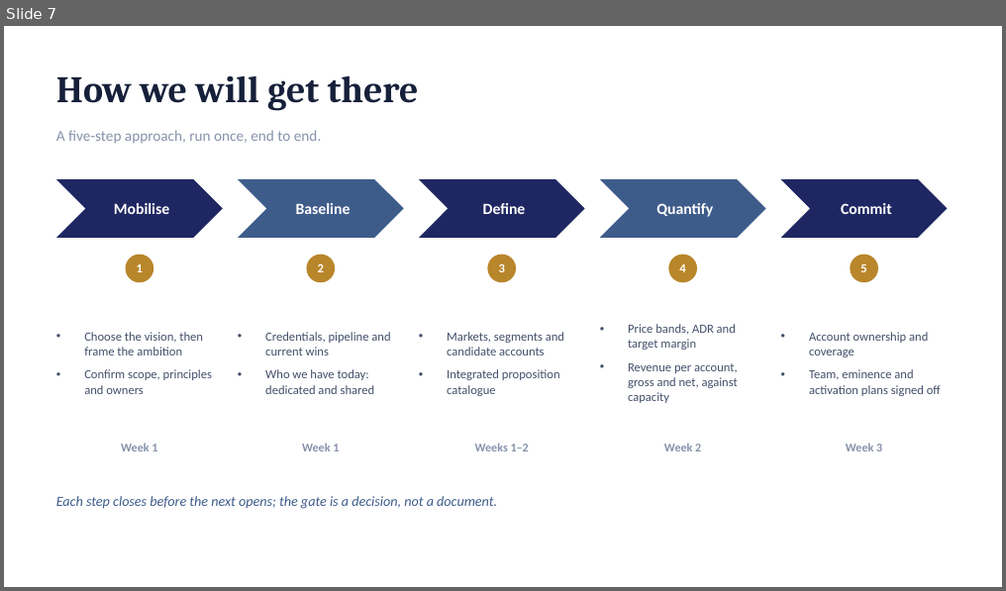
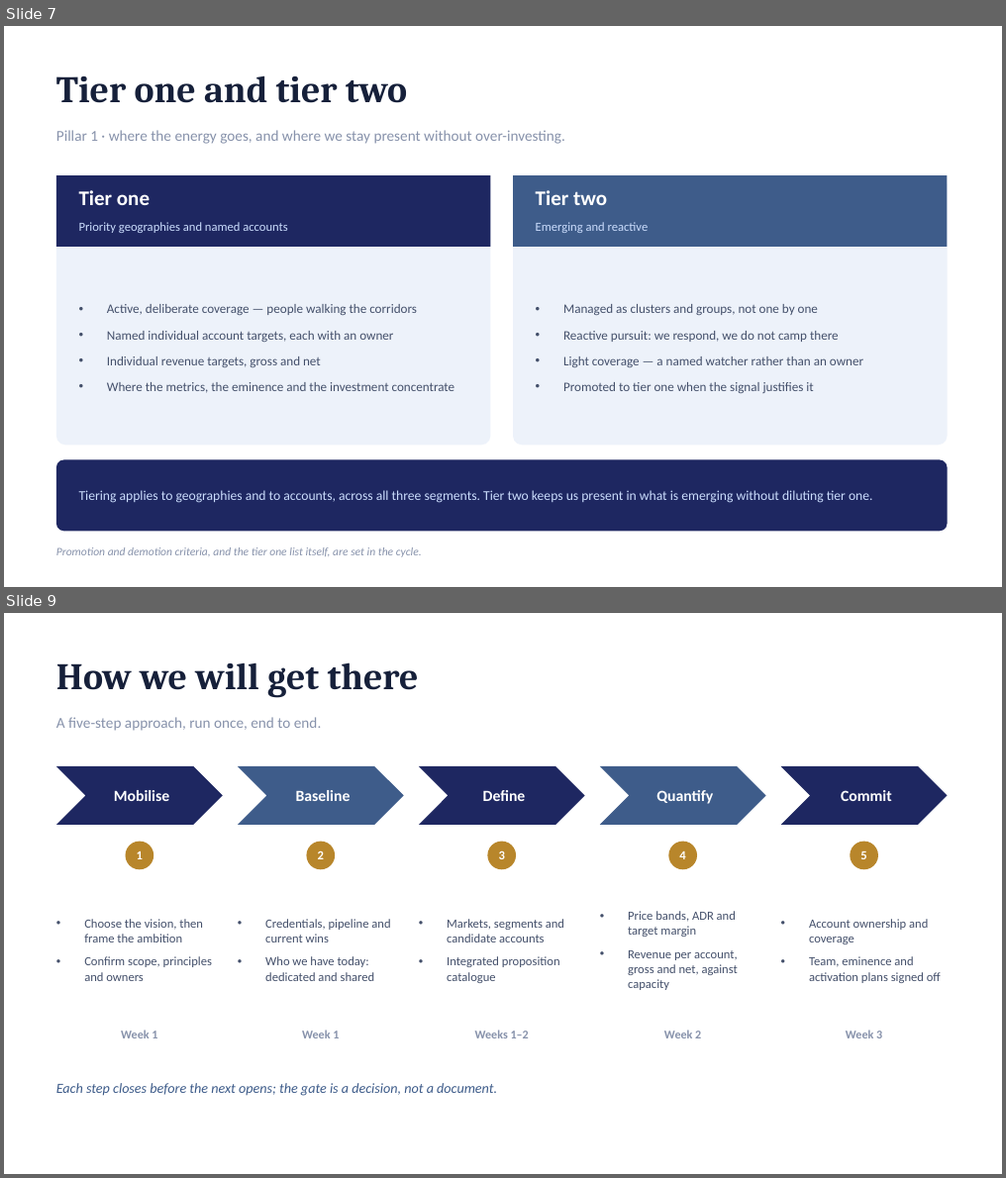
Before and after one commit to dhajjar-cyber/bae, a slide deck: FSI strategy/EAIND-FSI-Strategy-Development-Plan.pptx. Shown one above the other, each under a label of ours: slide 7 before the commit, slides 7 and 9 after it; the slides between them are not shown. The pictures are 1006x591 and 1006x1178 pixels, drawn with LibreOffice and Linux fonts; fonts in the diff are those of the drawing. Boxes give left, top, right and bottom in pixels: in the first picture for what was removed or moved away, otherwise in the second. Text is boxed around its words. In the diff, an @@ line names an element or a change of style, - is before the commit and + after.

```diff
--- a/FSI strategy/EAIND-FSI-Strategy-Development-Plan.pptx
+++ b/FSI strategy/EAIND-FSI-Strategy-Development-Plan.pptx
@@ slide 7 added at [4,26,1002,587], background #FFFFFF @@
@@ text added at [56,76,407,103], 36 pt, text #16203A, bold @@
+Tier one and tier two
@@ text added at [56,130,565,144], 14.5 pt, text #8792AB @@
+Pillar 1 · where the energy goes, and where we stay present without over-investing.
@@ rounded rectangle added at [56,175,491,445], fill #EDF2FA @@
@@ rectangle added at [56,175,491,247], fill #1E2761 @@
@@ text added at [79,190,150,205], 20 pt, text #FFFFFF, bold @@
+Tier one
@@ rounded rectangle added at [513,175,947,445], fill #EDF2FA @@
@@ rectangle added at [513,175,947,247], fill #3E5C8A @@
@@ text added at [536,190,607,205], 20 pt, text #FFFFFF, bold @@
+Tier two
@@ text added at [79,222,287,233], 12 pt, text #CADCFC @@
+Priority geographies and named accounts
@@ text added at [536,222,648,233], 12 pt, text #CADCFC @@
+Emerging and reactive
@@ text added at [107,304,455,393], 12.5 pt, text #44506B @@
+• Active, deliberate coverage — people walking the corridors
+• Named individual account targets, each with an owner
+• Individual revenue targets, gross and net
+• Where the metrics, the eminence and the investment concentrate
@@ text added at [563,304,863,393], 12.5 pt, text #44506B @@
+• Managed as clusters and groups, not one by one
+• Reactive pursuit: we respond, we do not camp there
+• Light coverage — a named watcher rather than an owner
+• Promoted to tier one when the signal justifies it
@@ rounded rectangle added at [56,461,947,531], fill #1E2761 @@
@@ text added at [79,490,873,503], 13 pt, text #CADCFC @@
+Tiering applies to geographies and to accounts, across all three segments. Tier two keeps us present in what is emerging without diluting tier one.
@@ text added at [56,548,422,558], 11 pt, text #8792AB, italic @@
+Promotion and demotion criteria, and the tier one list itself, are set in the cycle.
@@ what was slide 7 is now slide 9 @@
```
Also in this commit, not shown: 11 slides changed, 2 other slides added, 1 slide removed, 2 other files.
